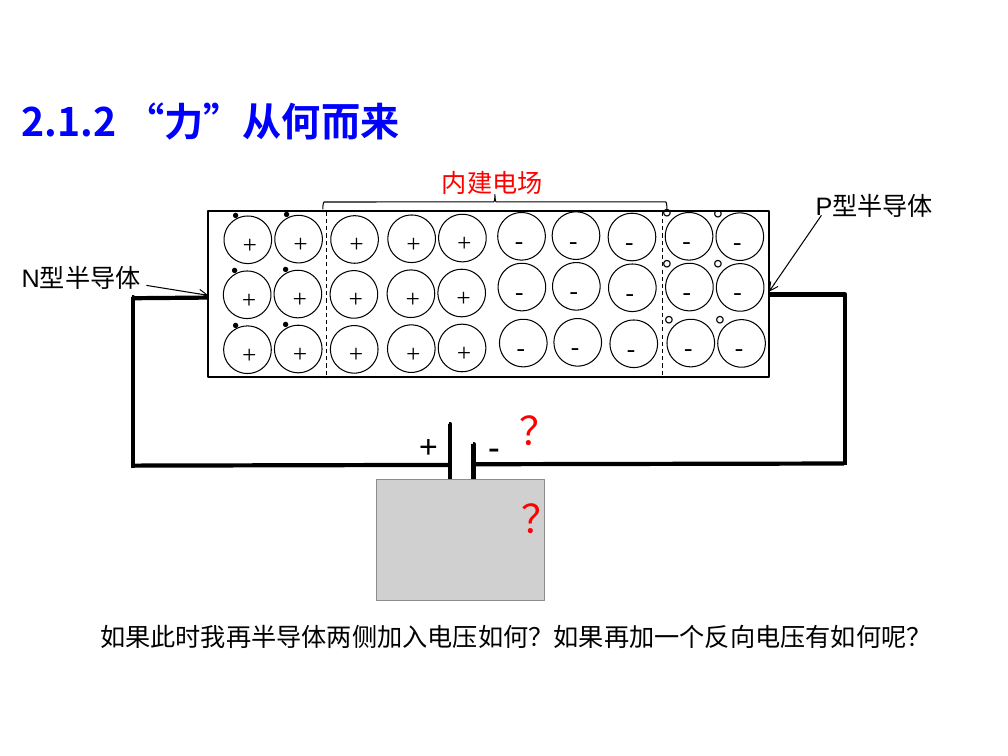
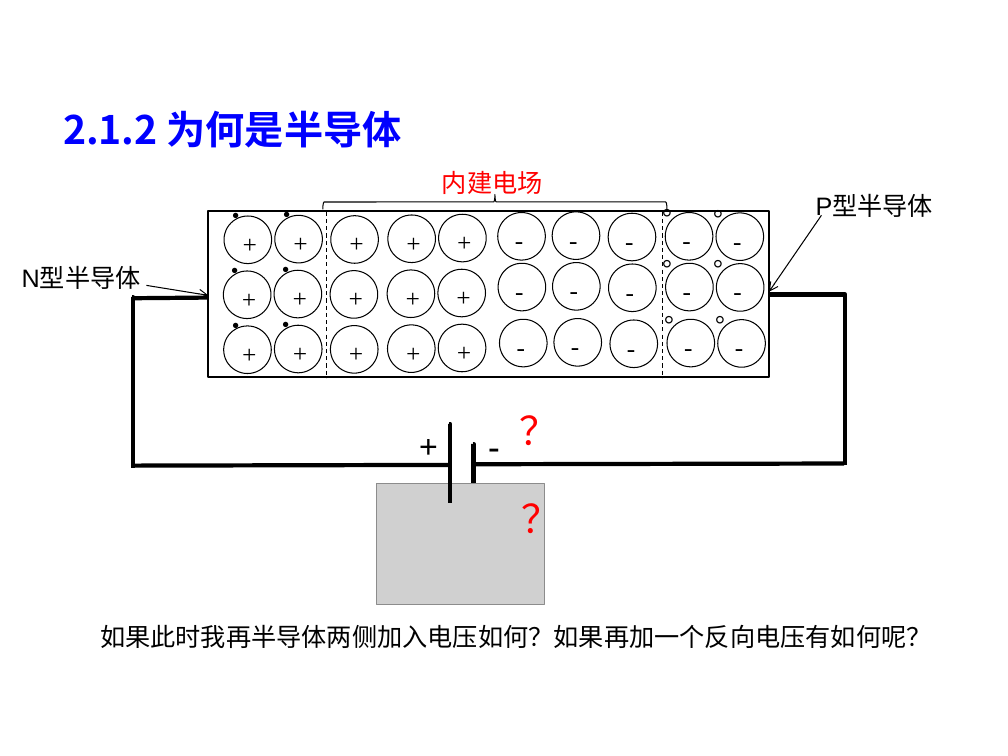
Before and after one commit to liutongling/DP, a slide deck: slide 9 of file/第2章 蛮力法.pptx (slide 11 before the commit). Drawn at 1008x756 pixels with LibreOffice and Linux fonts; fonts in the diff are those of the drawing; grey boxes stand for pictures; background and template pictures are left out. Boxes give left, top, right and bottom in pixels: in the first picture for what was removed or moved away, otherwise in the second. Text is boxed around its words. In the diff, an @@ line names an element or a change of style, - is before the commit and + after.

```diff
--- a/file/第2章 蛮力法.pptx
+++ b/file/第2章 蛮力法.pptx
@@ text at <box>63,110,402,148</box>: text changed @@
-2.1.2 “力”从何而来
+2.1.2 为何是半导体
@@ picture: place and size @@
-picture at <box>377,480,544,601</box>
+picture at <box>377,484,544,605</box>
```
Also in this commit, not shown: 16 other slides changed, 18 slides added, 51 slides removed.
